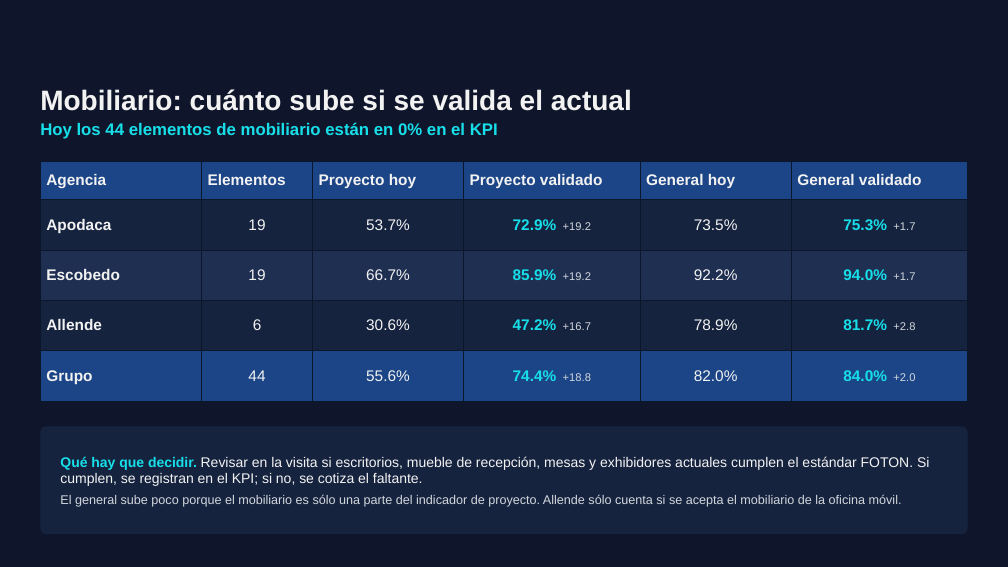
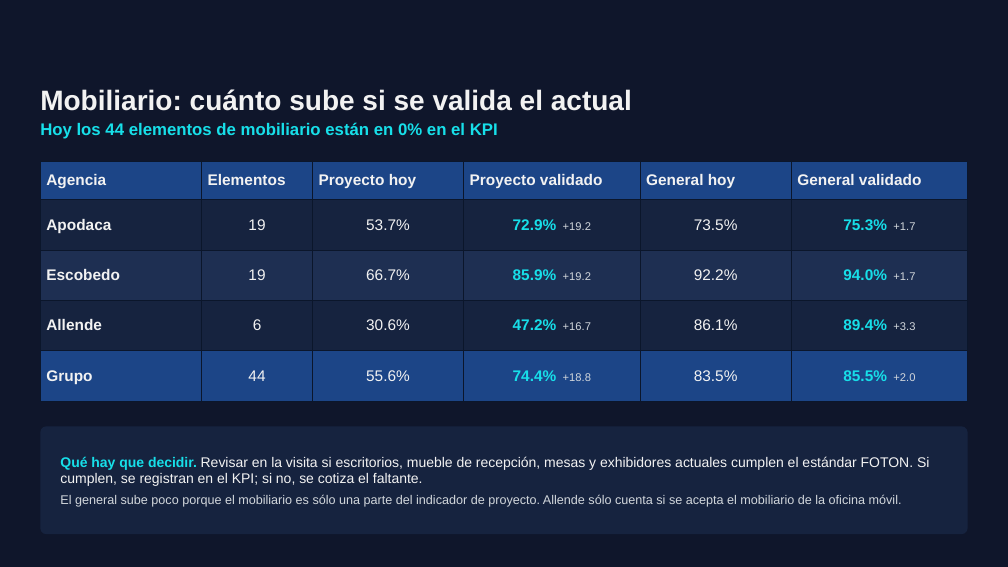
Before and after one commit to ReneDiz/Estatus-Distribuidores, a slide deck: slide 4 of presentacion/Grupo_Velcen_Estatus_nov2026.pptx. Drawn at 1008x567 pixels with LibreOffice and Linux fonts; fonts in the diff are those of the drawing; background and template pictures are left out. Boxes give left, top, right and bottom in pixels: in the first picture for what was removed or moved away, otherwise in the second. Text is boxed around its words. In the diff, an @@ line names an element or a change of style, - is before the commit and + after.

```diff
--- a/presentacion/Grupo_Velcen_Estatus_nov2026.pptx
+++ b/presentacion/Grupo_Velcen_Estatus_nov2026.pptx
@@ table at box(40, 161, 968, 401) @@
-row 4, column 5: 78.9%
+row 4, column 5: 86.1%
-row 4, column 6: 81.7% +2.8
+row 4, column 6: 89.4% +3.3
-row 5, column 5: 82.0%
+row 5, column 5: 83.5%
-row 5, column 6: 84.0% +2.0
+row 5, column 6: 85.5% +2.0
```
Also in this commit, not shown: 5 other slides changed, 1 slide removed, 6 other files.
